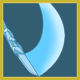
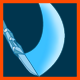
The second (80, 80) image is a revision of the first. Changes to its layers:
hid "Layer 9", painted on it over bbox(0, 0, 80, 80)
painted on "Layer 3" over bbox(0, 0, 80, 80)
painted on "Layer 23" over bbox(0, 0, 80, 80)
